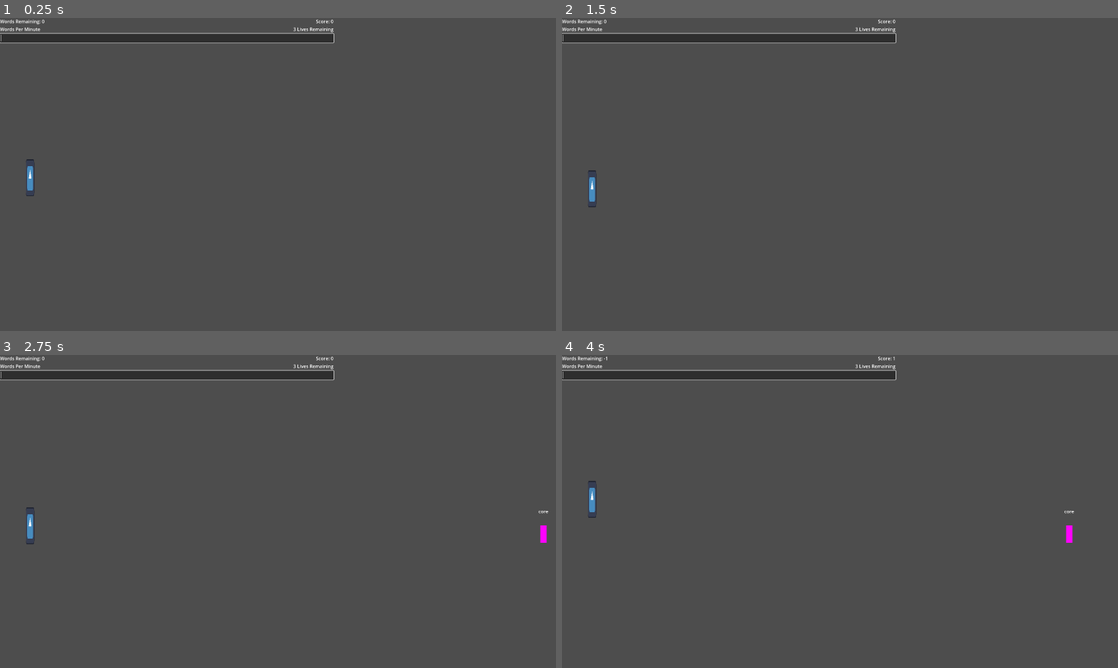
Above: before the commit, frames 1-4 (two rows, left to right).
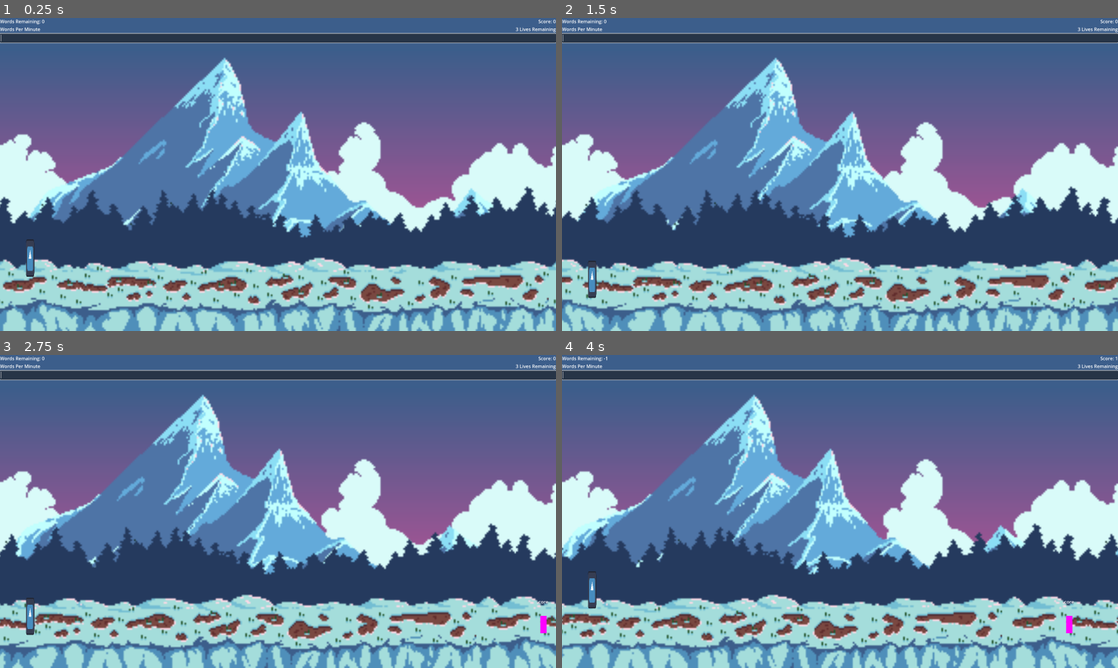
Above: after the commit, the same moments.

Repository: Nishi790/stenojump
Game: Godot game, scene res://in_game/in_game.tscn
The game is run twice, just before and just after one commit, with the same random seed, the same clock (stepped at 60 frames per second) and the same inputs. The engine's default icon, where the game draws it, is replaced by a stand-in: a white triangle on a blue panel in a dark square.
Inputs:
- Up to frame 1 (0.25 s): no input
- Up to frame 2 (1.5 s): no input
- Up to frame 3 (2.75 s): no input
- Up to frame 4 (4 s): type "core" at 2.75 s

The runs differ from the first frame. In frame 1, 99% of the frame differs, in the area x 0-100%, y 0-100%; in frame 2, 99%; in frame 3, 99%; in frame 4, 99%.

Commit message:
fixed reset on failed word
Broken when shifted to Dict based word queue, now will reset correctly to the failed word again

Diff:
--- a/in_game/base_obstacle.gd
+++ b/in_game/base_obstacle.gd
@@ -18,7 +18,7 @@
 
 func _physics_process(delta: float) -> void:
 	if not stopped:
-		velocity = direction * speed
+		velocity = direction * speed + get_gravity() * delta
 		move_and_slide()
 	if position.x <= -10:
 		queue_free()
--- a/in_game/in_game.gd
+++ b/in_game/in_game.gd
@@ -7,6 +7,7 @@
 @export var player: Player
 @export var input_box: LineEdit
 @export var hud: HUD
+@export var background: BackgroundManager
 
 var selected_level: String = "res://in_game/level_data/lapwing_1.json"
 var word_queue: Array
@@ -69,6 +70,7 @@
 func reset_word(collider: Object):
 #Pause Word Generation
 	input_box.editable = false
+	background.pause_parallax()
 
 #Display reset message
 	hud.life_lost_reset()
@@ -77,10 +79,8 @@
 	#identify number of words to reset
 	var failed_word = collider.target_word
 	print_debug("Failed word was ", failed_word)
-	#TODO FIX RESET - UNABLE TO RFIND FOR SPECIFIC WORD BECAUSE ARRAY ELEMENTS ARE NOW DICTS
-	var reset_index = word_queue.rfind(failed_word, next_word_index)
-	print("Resetting to ", reset_index)
-	next_word_index = reset_index
+	var reset_number = get_tree().get_node_count_in_group("obstacles")
+	next_word_index = next_word_index - reset_number
 	words_left = word_queue.size() - next_word_index
 
 #Remove all onscreen words
@@ -92,6 +92,7 @@
 	#Resume game
 	input_box.clear()
 	input_box.editable = true
+	background.resume_parallax()
 	obstacle_manager.resume_obstacle_generation()
 
 
@@ -114,6 +115,7 @@
 
 func game_over():
 	hud.game_over()
+	background.pause_parallax()
 	obstacle_manager.game_over()
 
 
--- a/in_game/in_game.tscn
+++ b/in_game/in_game.tscn
@@ -1,29 +1,106 @@
-[gd_scene load_steps=10 format=3 uid="uid://b2kw0v3c282km"]
+[gd_scene load_steps=16 format=3 uid="uid://b2kw0v3c282km"]
 
 [ext_resource type="Script" path="res://in_game/in_game.gd" id="1_igruv"]
 [ext_resource type="PackedScene" uid="uid://d01kvemmmpbje" path="res://in_game/base_obstacle.tscn" id="2_g7afp"]
 [ext_resource type="PackedScene" uid="uid://d37vmbd1g5pta" path="res://in_game/player.tscn" id="2_ggvbu"]
+[ext_resource type="Texture2D" uid="uid://okv87w411ka7" path="res://textures/parallax_mountain/1.Sky_free.png" id="2_hltiy"]
+[ext_resource type="Script" path="res://in_game/background.gd" id="2_lekyf"]
 [ext_resource type="Script" path="res://in_game/words_remaining.gd" id="3_1qrrx"]
+[ext_resource type="Texture2D" uid="uid://b6pa1ue8cggn8" path="res://textures/2.Clouds.png" id="3_43k8i"]
 [ext_resource type="Script" path="res://in_game/hud.gd" id="3_q1gsu"]
 [ext_resource type="Script" path="res://in_game/score_label.gd" id="3_sab0o"]
 [ext_resource type="Script" path="res://in_game/lives_counter.gd" id="3_wghyv"]
+[ext_resource type="Texture2D" uid="uid://bjuptomxyio6c" path="res://textures/parallax_mountain/2.Mountains.png" id="3_x2d76"]
+[ext_resource type="Texture2D" uid="uid://b21dyccv8hpfl" path="res://textures/parallax_mountain/3.Trees_back.png" id="4_111ee"]
+[ext_resource type="Texture2D" uid="uid://c0pwob67hjyij" path="res://textures/parallax_mountain/4.Groundt.png" id="5_kw42g"]
 [ext_resource type="Script" path="res://in_game/obstacle_manager.gd" id="7_n7ocu"]
 
 [sub_resource type="WorldBoundaryShape2D" id="WorldBoundaryShape2D_uo43n"]
 
-[node name="InGame" type="Node2D" node_paths=PackedStringArray("obstacle_manager", "player", "input_box", "hud")]
+[node name="InGame" type="Node2D" node_paths=PackedStringArray("obstacle_manager", "player", "input_box", "hud", "background")]
 script = ExtResource("1_igruv")
 obstacle_manager = NodePath("ObstacleManager")
 player = NodePath("Player")
 input_box = NodePath("HUD/GUIOrganizer/InputBox")
 hud = NodePath("HUD")
+background = NodePath("Background")
+
+[node name="Background" type="Node2D" parent="." node_paths=PackedStringArray("ground_sprite")]
+script = ExtResource("2_lekyf")
+ground_sprite = NodePath("GroundLayer")
+
+[node name="SkyBackground" type="Parallax2D" parent="Background"]
+repeat_size = Vector2(1920, 0)
+autoscroll = Vector2(-10, 0)
+ignore_camera_scroll = true
+
+[node name="SkySprite" type="Sprite2D" parent="Background/SkyBackground"]
+position = Vector2(960, 540)
+scale = Vector2(6, 6)
+texture = ExtResource("2_hltiy")
+
+[node name="CloudsBG" type="Parallax2D" parent="Background"]
+autoscroll = Vector2(-20, 0)
+ignore_camera_scroll = true
+
+[node name="CloudSprite" type="Sprite2D" parent="Background/CloudsBG"]
+position = Vector2(960, 540)
+scale = Vector2(6, 6)
+texture = ExtResource("3_43k8i")
+
+[node name="ParallaxLayer2" type="Parallax2D" parent="Background"]
+repeat_size = Vector2(1920, 0)
+autoscroll = Vector2(-30, 0)
+ignore_camera_scroll = true
+
+[node name="Layer2Sprite" type="Sprite2D" parent="Background/ParallaxLayer2"]
+position = Vector2(960, 540)
+scale = Vector2(6, 6)
+texture = ExtResource("3_x2d76")
+
+[node name="ParallaxLayer3" type="Parallax2D" parent="Background"]
+scroll_scale = Vector2(0.5, 1)
+repeat_size = Vector2(1920, 0)
+autoscroll = Vector2(-50, 0)
+ignore_camera_scroll = true
+
+[node name="Layer3Sprite" type="Sprite2D" parent="Background/ParallaxLayer3"]
+position = Vector2(960, 540)
+scale = Vector2(6, 6)
+texture = ExtResource("4_111ee")
+
+[node name="GroundLayer" type="Parallax2D" parent="Background"]
+repeat_size = Vector2(1920, 0)
+autoscroll = Vector2(-100, 0)
+ignore_camera_scroll = true
+
+[node name="GroundSprite" type="Sprite2D" parent="Background/GroundLayer"]
+position = Vector2(960, 540)
+scale = Vector2(6, 6)
+texture = ExtResource("5_kw42g")
+
+[node name="ObstacleManager" type="Node2D" parent="." node_paths=PackedStringArray("new_word_timer")]
+script = ExtResource("7_n7ocu")
+basic_obstacle = ExtResource("2_g7afp")
+new_word_timer = NodePath("NewWordTimer")
+
+[node name="NewWordTimer" type="Timer" parent="ObstacleManager"]
+
+[node name="Player" parent="." instance=ExtResource("2_ggvbu")]
+position = Vector2(104, 800)
+
+[node name="Ground" type="StaticBody2D" parent="."]
+position = Vector2(100, 960)
+
+[node name="CollisionShape2D" type="CollisionShape2D" parent="Ground"]
+shape = SubResource("WorldBoundaryShape2D_uo43n")
 
 [node name="HUD" type="Control" parent="." node_paths=PackedStringArray("ingame_message", "lives_counter", "score_counter", "word_counter")]
-custom_minimum_size = Vector2(1152, 648)
+custom_minimum_size = Vector2(1920, 1080)
 layout_mode = 3
 anchors_preset = 0
-offset_right = 1152.0
-offset_bottom = 648.0
+offset_right = 1920.0
+offset_bottom = 1080.0
 script = ExtResource("3_q1gsu")
 ingame_message = NodePath("GameMessageContainer/GameMessage")
 lives_counter = NodePath("GUIOrganizer/SecondRowOrganizer/LivesCounter")
@@ -88,20 +165,3 @@
 size_flags_horizontal = 3
 shortcut_keys_enabled = false
 middle_mouse_paste_enabled = false
-
-[node name="ObstacleManager" type="Node2D" parent="." node_paths=PackedStringArray("new_word_timer")]
-script = ExtResource("7_n7ocu")
-basic_obstacle = ExtResource("2_g7afp")
-new_word_timer = NodePath("NewWordTimer")
-
-[node name="NewWordTimer" type="Timer" parent="ObstacleManager"]
-
-[node name="Player" parent="." instance=ExtResource("2_ggvbu")]
-position = Vector2(104, 523)
-
-[node name="Ground" type="StaticBody2D" parent="."]
-position = Vector2(561, 630)
-
-[node name="CollisionShape2D" type="CollisionShape2D" parent="Ground"]
-position = Vector2(1, 18)
-shape = SubResource("WorldBoundaryShape2D_uo43n")
--- a/in_game/obstacle_manager.gd
+++ b/in_game/obstacle_manager.gd
@@ -17,7 +17,7 @@
 # Called when the node enters the scene tree for the first time.
 func _ready() -> void:
 	var screen_limit: Vector2 = get_viewport_rect().size
-	obstacle_start_location = screen_limit + Vector2(30, 0)
+	obstacle_start_location = screen_limit + Vector2(30, -120)
 
 	new_word_timer.timeout.connect(request_word)
 	new_word_timer.wait_time = new_word_interval
--- a/in_game/player.tscn
+++ b/in_game/player.tscn
@@ -24,7 +24,6 @@
 physics_body = NodePath("PlayerPhysics")
 
 [node name="PlayerSprite" type="AnimatedSprite2D" parent="."]
-position = Vector2(-0.499998, 0)
 scale = Vector2(0.226563, 1)
 sprite_frames = SubResource("SpriteFrames_no63y")
 animation = &"run"
